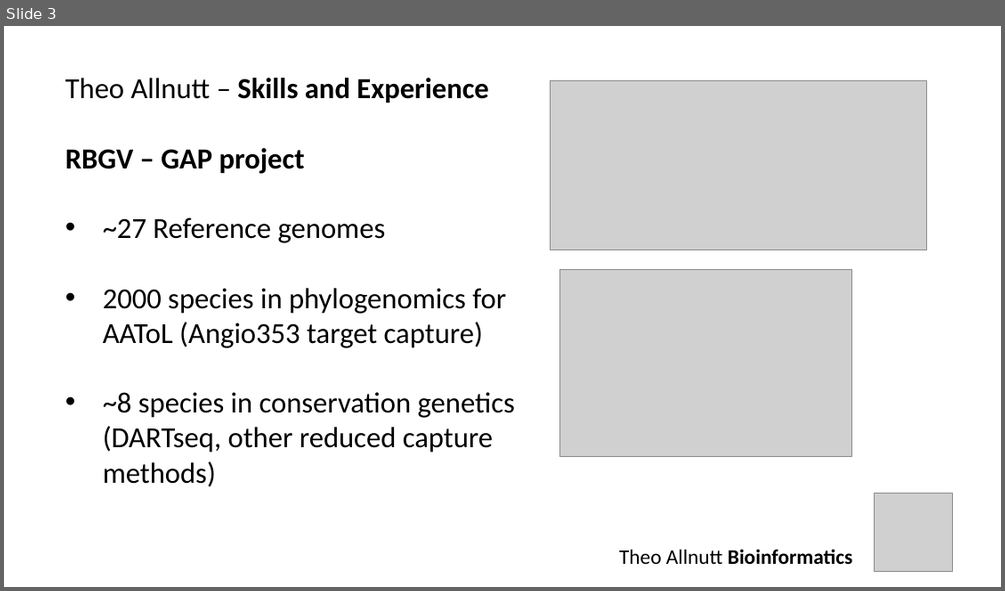
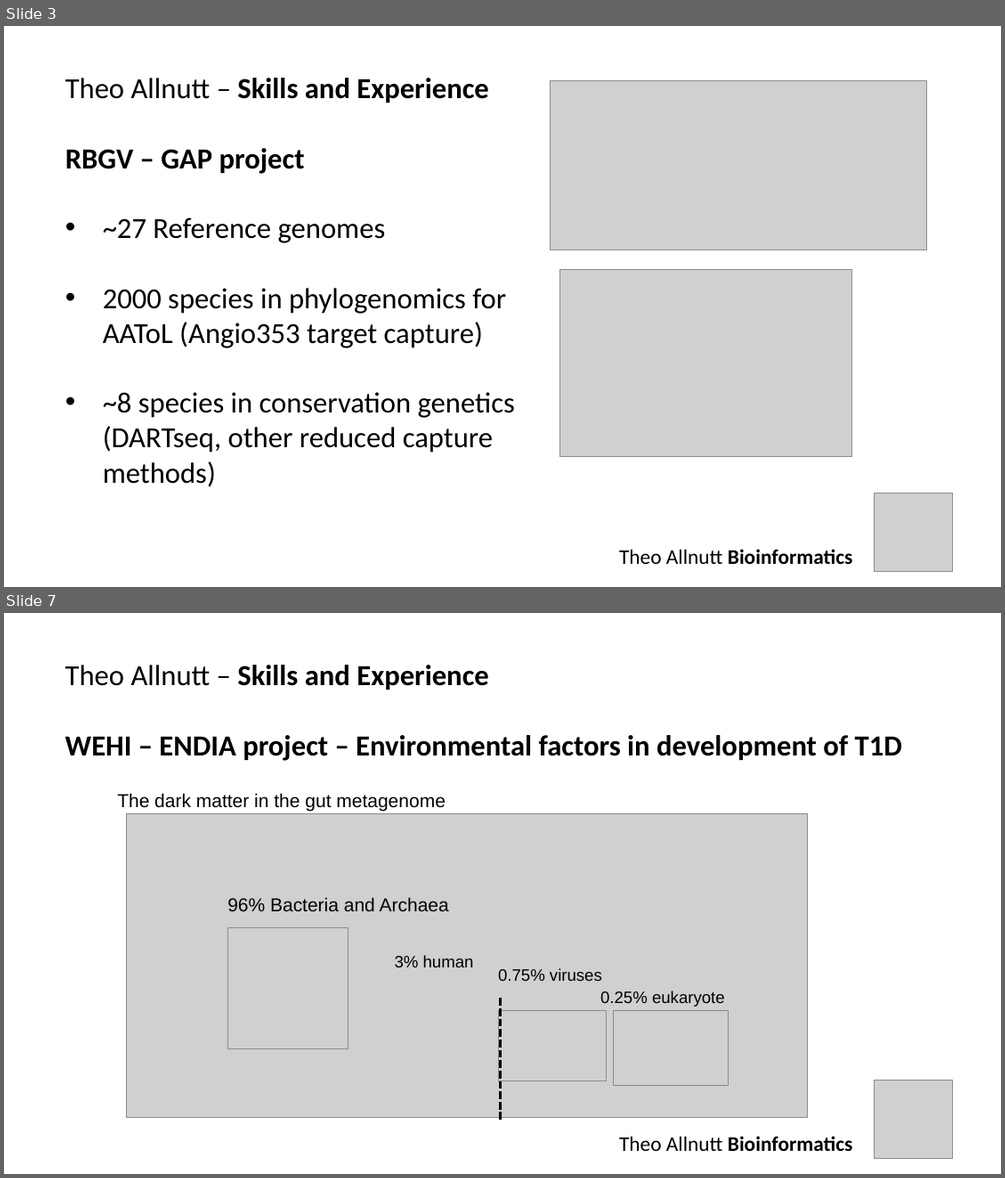
Before and after one commit to theo-allnutt-bioinformatics/slides, a slide deck: CSIRO2023.pptx. Shown one above the other, each under a label of ours: slide 3 before the commit, slides 3 and 7 after it; the slides between them are not shown. The pictures are 1005x591 and 1005x1178 pixels, drawn with LibreOffice and Linux fonts; fonts in the diff are those of the drawing; grey boxes stand for pictures. Boxes give left, top, right and bottom in pixels: in the first picture for what was removed or moved away, otherwise in the second. Text is boxed around its words. In the diff, an @@ line names an element or a change of style, - is before the commit and + after.

```diff
--- a/CSIRO2023.pptx
+++ b/CSIRO2023.pptx
@@ slide 7 added at bbox=[4, 613, 1001, 1174], background #FFFFFF @@
@@ text added at bbox=[65, 665, 902, 761], 28 pt, text #000000, bold @@
+Theo Allnutt – Skills and Experience
+WEHI – ENDIA project – Environmental factors in development of T1D
@@ text added at bbox=[117, 793, 445, 811], 18 pt, text #000000 @@
+The dark matter in the gut metagenome
@@ picture added at bbox=[127, 813, 808, 1117] @@
@@ text added at bbox=[227, 897, 449, 911], 18 pt, text #000000 @@
+96% Bacteria and Archaea
@@ picture added at bbox=[227, 927, 348, 1048] @@
@@ text added at bbox=[395, 955, 474, 967], 16 pt, text #000000 @@
+3% human
@@ text added at bbox=[498, 968, 602, 981], 16 pt, text #000000 @@
+0.75% viruses
@@ picture added at bbox=[498, 1011, 606, 1080] @@
@@ line added from (500, 998) to (500, 1119), #000000 2.5 pt dashed @@
@@ text added at bbox=[600, 990, 725, 1006], 16 pt, text #000000 @@
+0.25% eukaryote
@@ picture added at bbox=[613, 1011, 728, 1085] @@
@@ picture added at bbox=[874, 1079, 952, 1159] @@
@@ text added at bbox=[619, 1135, 853, 1151], 20 pt, text #000000, bold @@
+Theo Allnutt Bioinformatics
```
Also in this commit, not shown: 5 slides changed, 2 other slides added.
